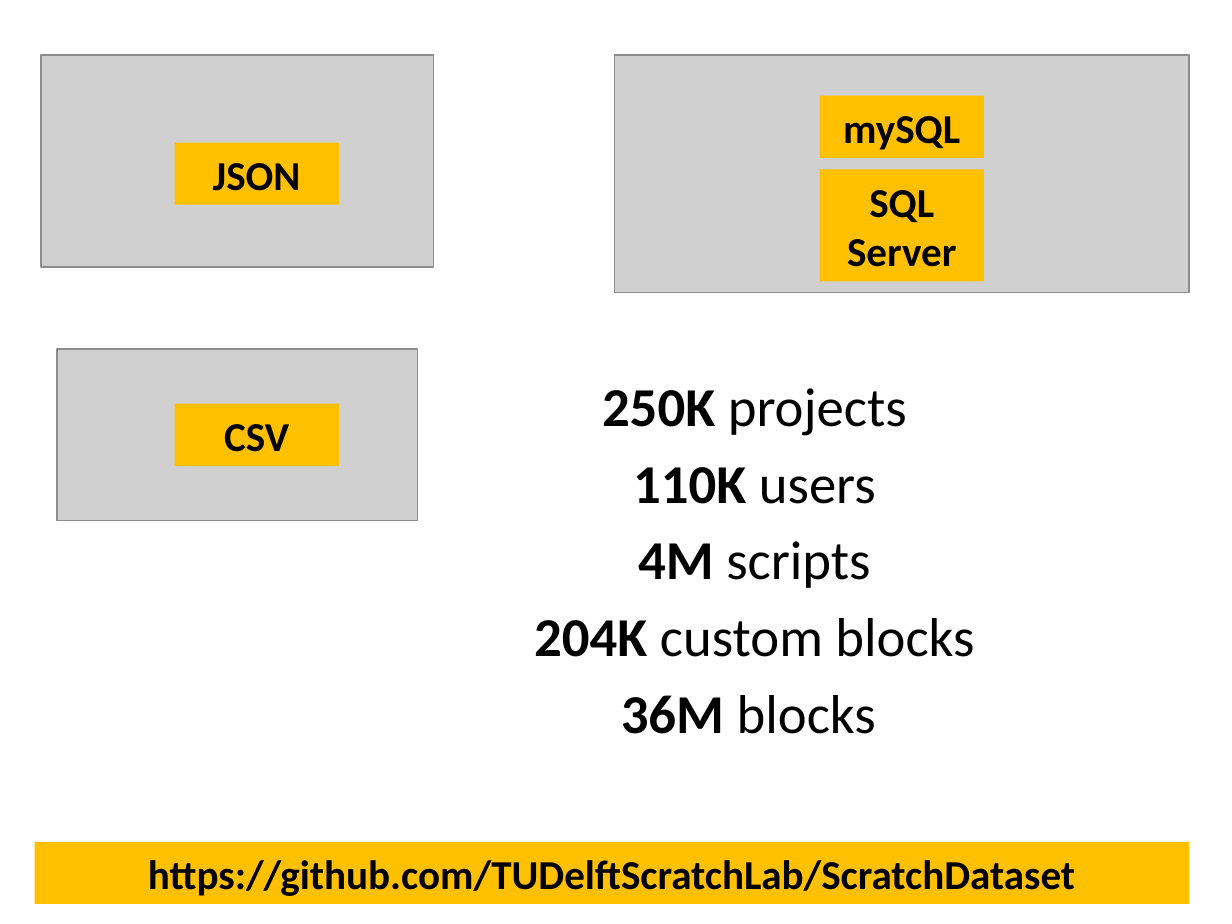
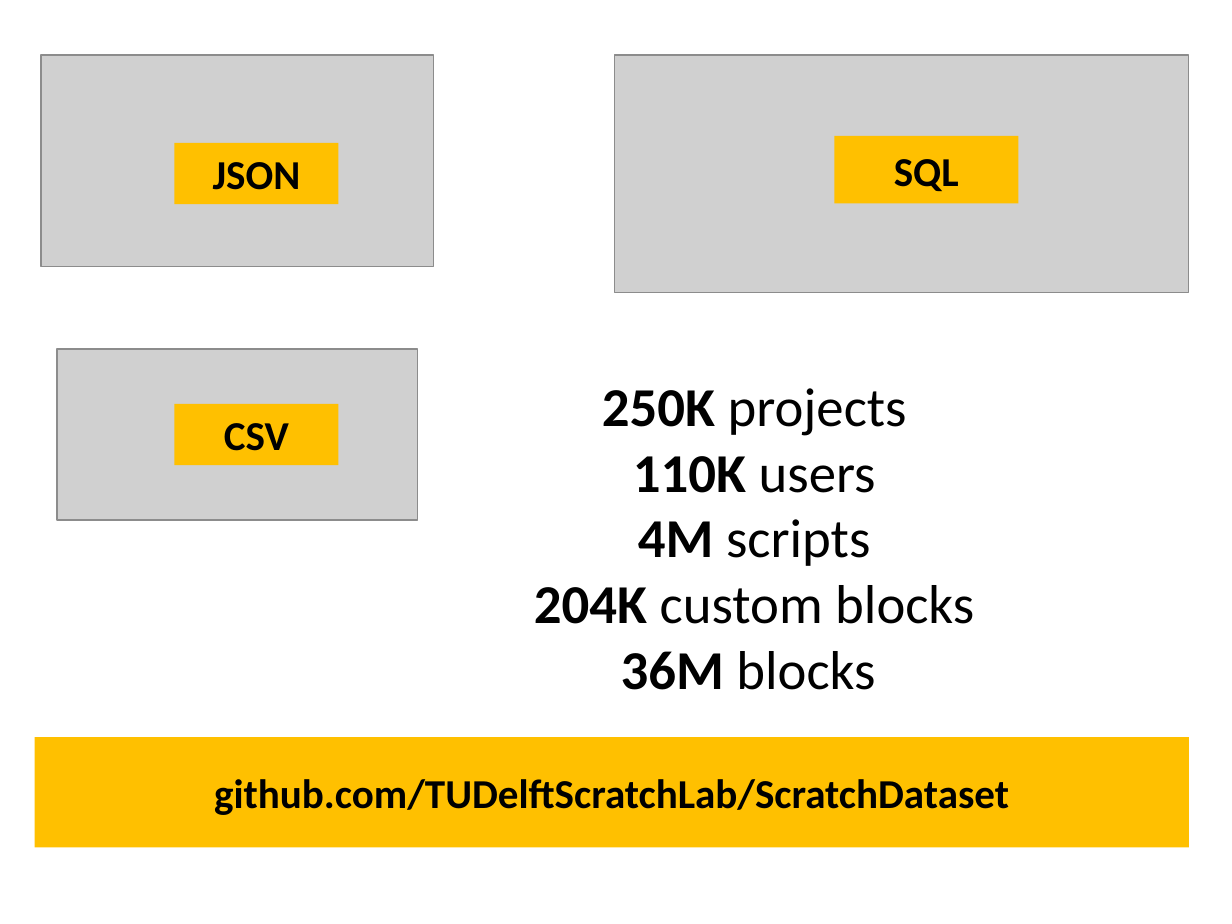
Before and after one commit to spreadsheetlab/ScratchDatasetMSR, a slide deck: slide 14 of MSR-Scratch.pptx. Drawn at 1232x924 pixels with LibreOffice and Linux fonts; fonts in the diff are those of the drawing; grey boxes stand for pictures. Boxes give left, top, right and bottom in pixels: in the first picture for what was removed or moved away, otherwise in the second. Text is boxed around its words. In the diff, an @@ line names an element or a change of style, - is before the commit and + after.

```diff
--- a/MSR-Scratch.pptx
+++ b/MSR-Scratch.pptx
@@ rectangle removed at (x1=819, y1=96, x2=983, y2=158) @@
-mySQL
@@ rectangle "SQL" resized from (x1=819, y1=170, x2=983, y2=282) to (x1=834, y1=136, x2=1018, y2=203) @@
@@ text in rectangle at (x1=894, y1=159, x2=959, y2=191): text changed @@
-SQL Server
+SQL
@@ text "250K projects" at (x1=534, y1=388, x2=974, y2=690): less space between paragraphs @@
@@ rectangle "github.com/TUDelftScratchLab/ScratchDataset" resized from (x1=34, y1=841, x2=1189, y2=903) to (x1=34, y1=737, x2=1189, y2=848) @@
@@ text in rectangle at (x1=214, y1=779, x2=1009, y2=815): text changed @@
-https://github.com/TUDelftScratchLab/ScratchDataset
+github.com/TUDelftScratchLab/ScratchDataset
```
Also in this commit, not shown: 11 other slides changed, 3 slides added, 1 slide removed, 1 other file.
